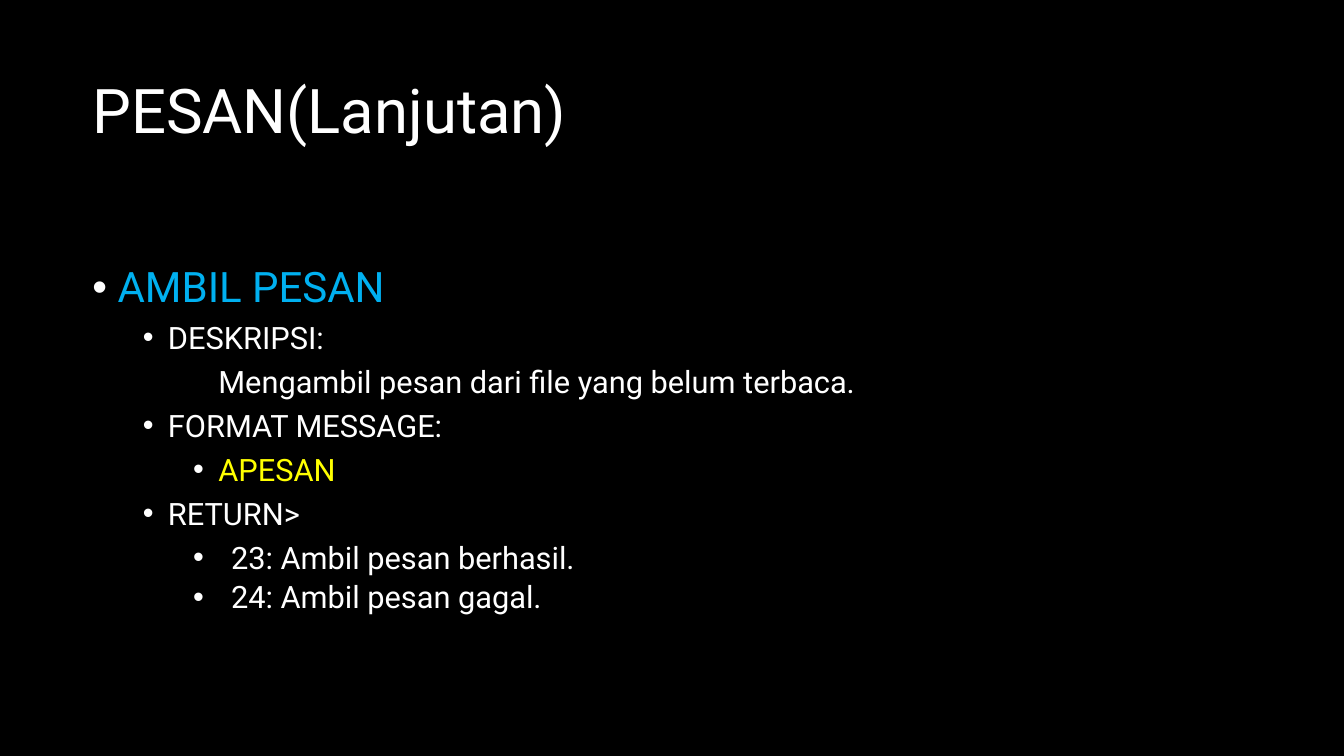
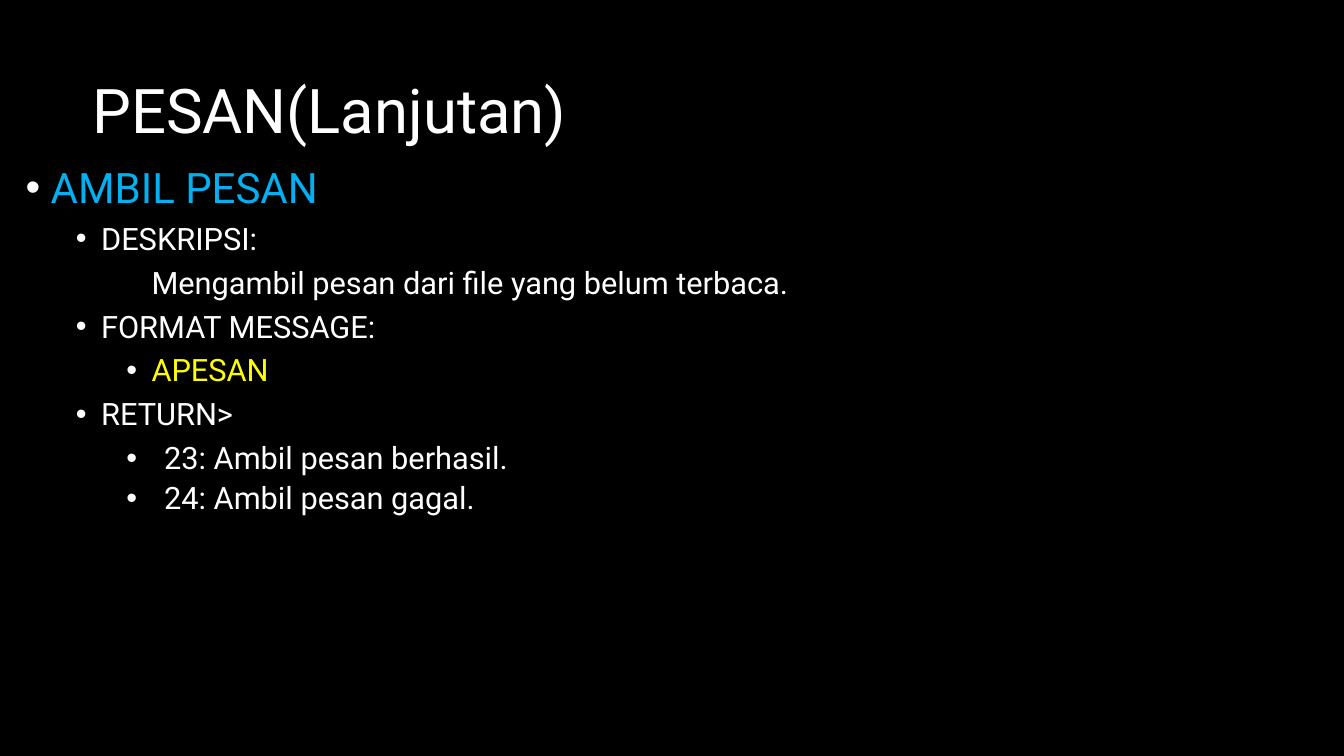
Before and after one commit to jeffrynasri/Kuliah-Progjar-E, a slide deck: slide 8 of TUGAS2_CHATSERVER/DRAFT-CHAT-SERVER.pptx. Drawn at 1344x756 pixels with LibreOffice and Linux fonts; fonts in the diff are those of the drawing. Boxes give left, top, right and bottom in pixels: in the first picture for what was removed or moved away, otherwise in the second. Text is boxed around its words. In the diff, an @@ line names an element or a change of style, - is before the commit and + after.

```diff
--- a/TUGAS2_CHATSERVER/DRAFT-CHAT-SERVER.pptx
+++ b/TUGAS2_CHATSERVER/DRAFT-CHAT-SERVER.pptx
@@ subtitle "AMBIL PESAN": place and size @@
-subtitle "AMBIL PESAN" at box(118, 271, 855, 615)
+subtitle "AMBIL PESAN" at box(51, 172, 788, 516)
```
Also in this commit, not shown: 1 slide added, 3 other files.
